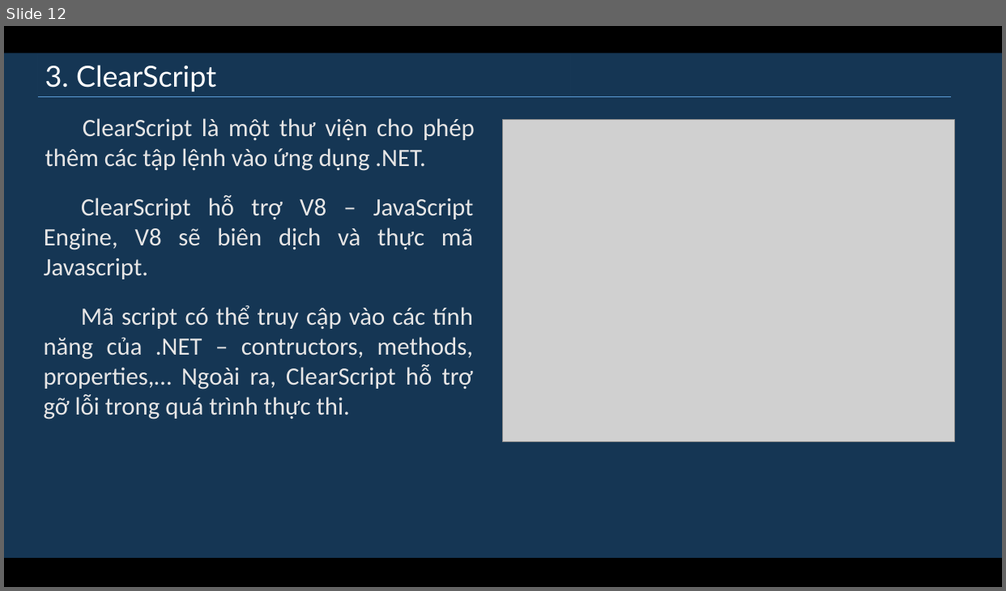
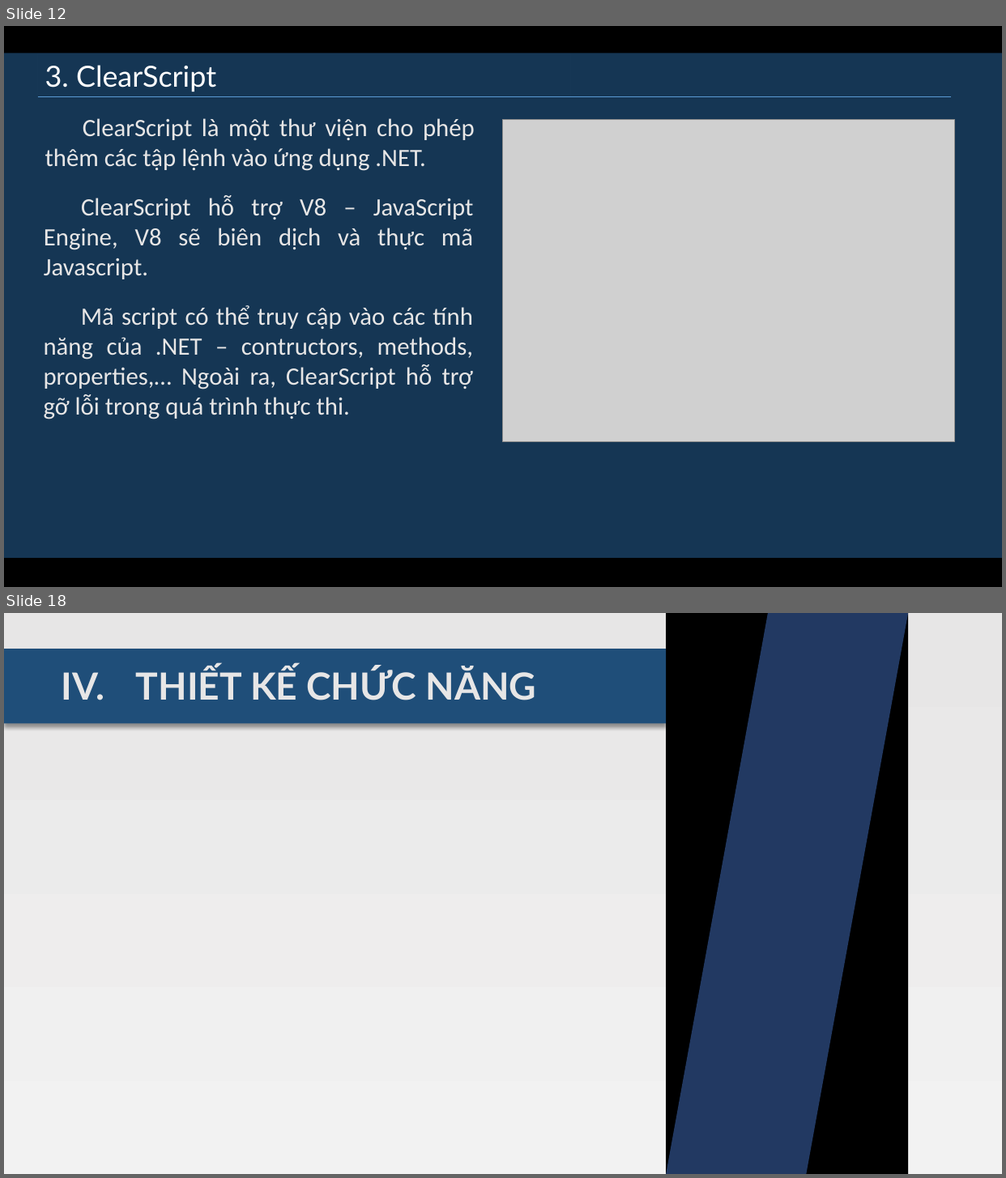
Before and after one commit to diennttlu/Graduation-Project, a slide deck: documents/implementations/slide.pptx. Shown one above the other, each under a label of ours: slide 12 before the commit, slides 12 and 18 after it; the slides between them are not shown. The pictures are 1006x591 and 1006x1178 pixels, drawn with LibreOffice and Linux fonts; fonts in the diff are those of the drawing; grey boxes stand for pictures. Boxes give left, top, right and bottom in pixels: in the first picture for what was removed or moved away, otherwise in the second. Text is boxed around its words. In the diff, an @@ line names an element or a change of style, - is before the commit and + after.

```diff
--- a/documents/implementations/slide.pptx
+++ b/documents/implementations/slide.pptx
@@ slide 18 added at [4, 613, 1002, 1174], background gradient #E7E6E6 to #F2F2F2 @@
@@ rectangle added at [666, 613, 908, 1174], fill #000000 @@
@@ parallelogram added at [666, 613, 908, 1174], fill #4472C4 at 50% opacity @@
@@ rectangle added at [4, 649, 666, 724], fill #1F4E79 @@
@@ text added at [62, 667, 537, 700], 36 pt, text #E7E6E6, bold @@
+IV. THIẾT KẾ CHỨC NĂNG
```
Also in this commit, not shown: 1 slide changed, 5 other slides added, 4 other files.
